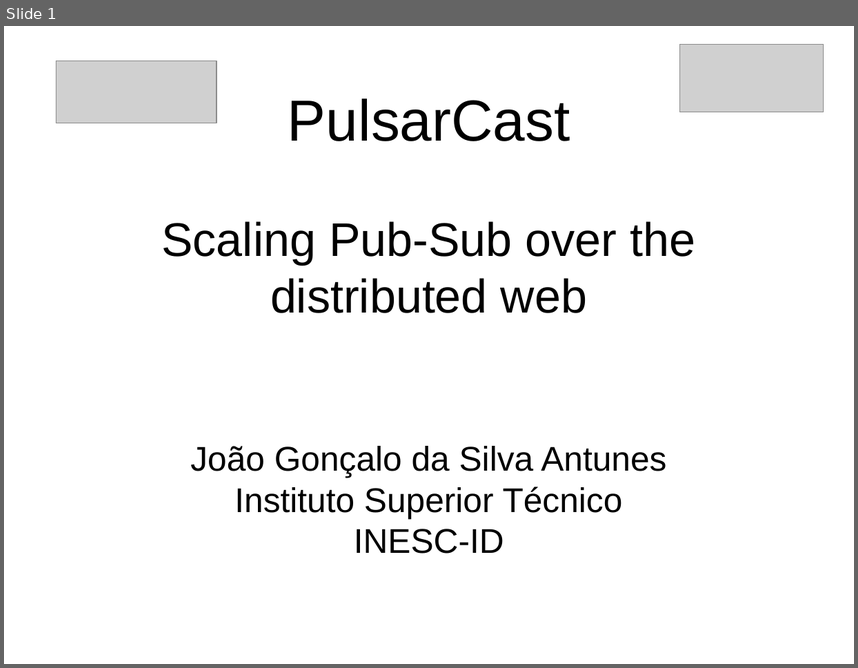
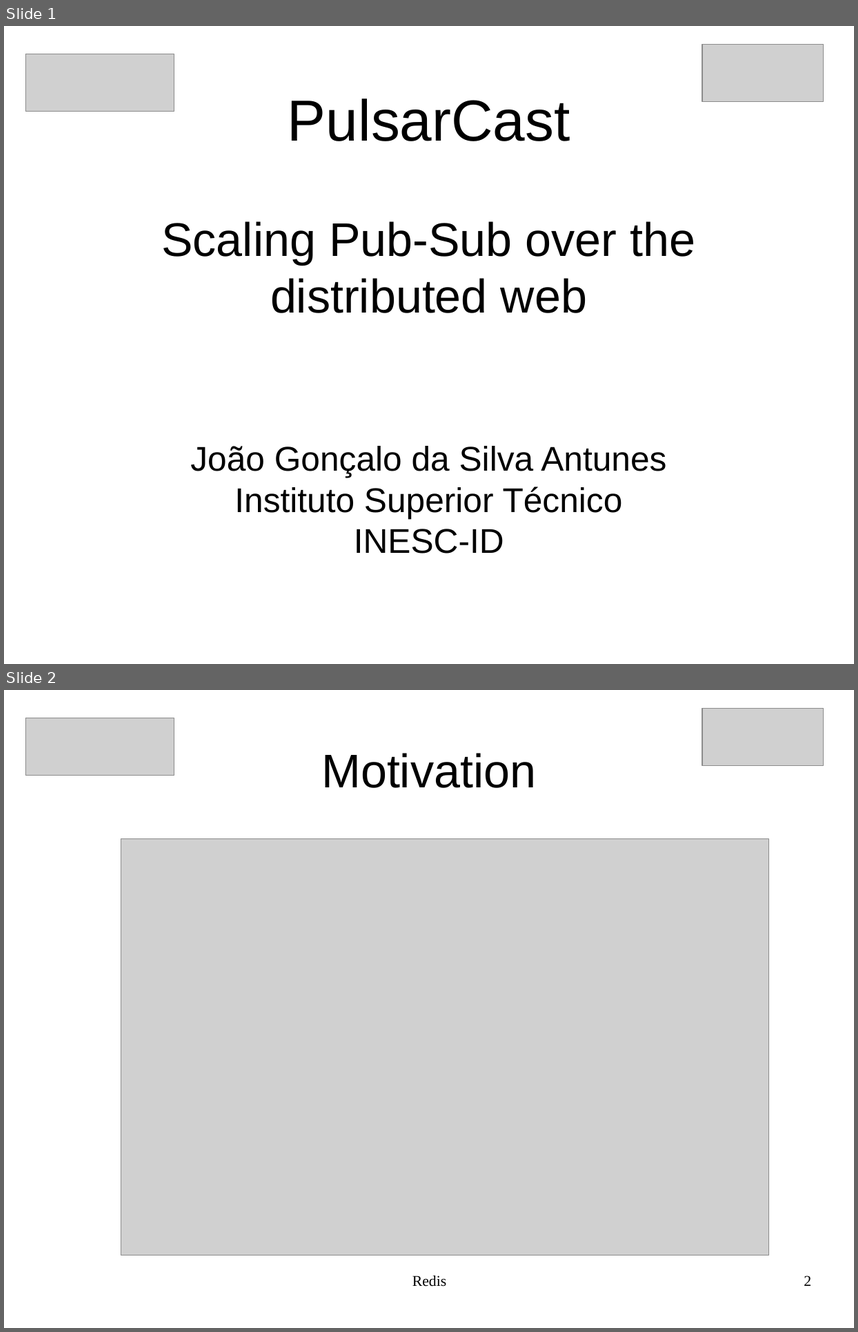
Before and after one commit to JGAntunes/pulsarcast, a slide deck: project-report/presentation.odp. Shown one above the other, each under a label of ours: slide 1 before the commit, slides 1 and 2 after it. The pictures are 858x668 and 858x1332 pixels, drawn with LibreOffice and Linux fonts; fonts in the diff are those of the drawing; grey boxes stand for pictures. Boxes give left, top, right and bottom in pixels: in the first picture for what was removed or moved away, otherwise in the second. Text is boxed around its words. In the diff, an @@ line names an element or a change of style, - is before the commit and + after.

```diff
--- a/project-report/presentation.odp
+++ b/project-report/presentation.odp
@@ slide 2 added at bbox=[4, 690, 854, 1328], background #FFFFFF @@
@@ picture added at bbox=[703, 709, 825, 766] @@
@@ picture added at bbox=[25, 718, 174, 776] @@
@@ title added at bbox=[321, 753, 536, 788], 44 pt, text #000000 @@
+Motivation
@@ picture added at bbox=[121, 839, 769, 1254] @@
@@ text added at bbox=[412, 1275, 447, 1286], 14 pt, text #000000 @@
+Redis
@@ page number added at bbox=[804, 1275, 811, 1285], 14 pt, text #000000 @@
+2
@@ slide 1 changed as well @@
@@ picture: place and size @@
-picture at bbox=[680, 45, 824, 112]
+picture at bbox=[703, 45, 825, 102]
@@ picture: place and size @@
-picture at bbox=[56, 60, 216, 123]
+picture at bbox=[25, 54, 174, 112]
```
Also in this commit, not shown: 2 other slides changed, 7 other slides added, 1 slide removed.
